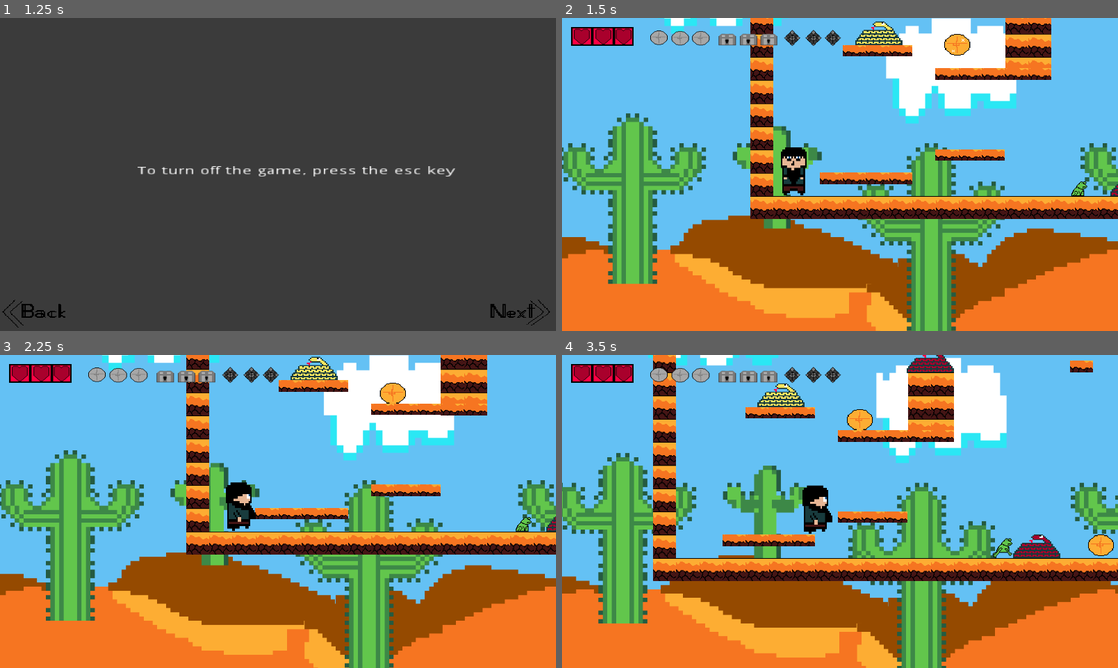
Above: before the commit, frames 1-4 (two rows, left to right).
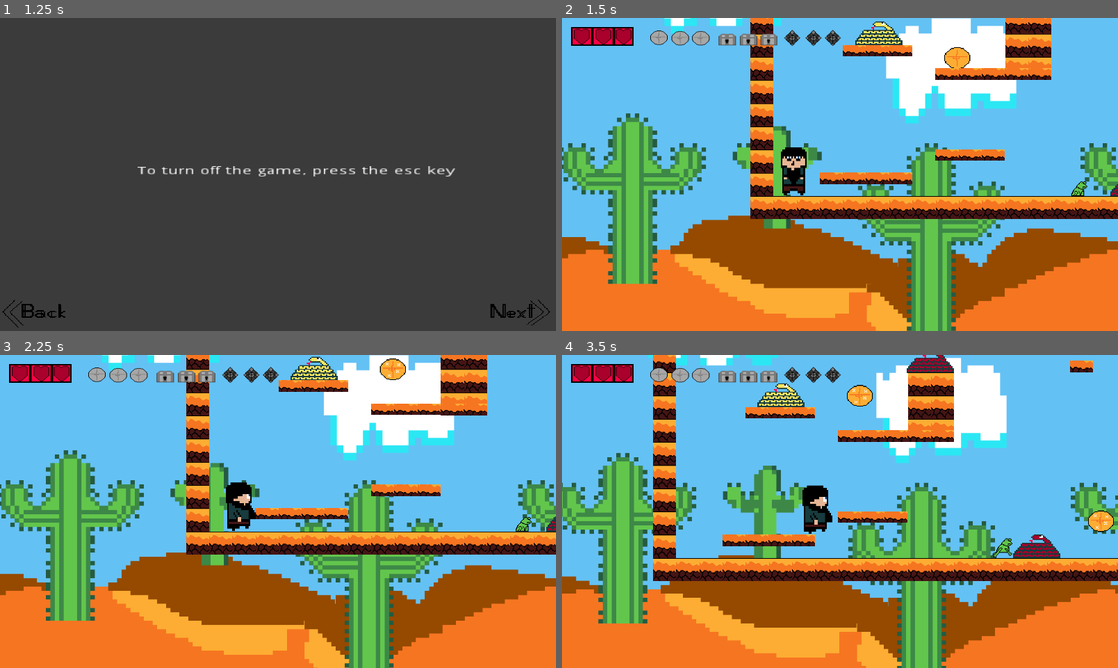
Above: after the commit, the same moments.

Repository: KamilKarmazyn/Inzynierka
Game: Godot game, scene res://Scene/MainMenu.tscn
Same seed, same stepped clock (60 frames per second), same inputs: the game is played once before the commit and once after it.
Inputs (mouse positions are in pixels of both pictures, inside the frame that each line leads up to):
- Up to frame 1 (1.25 s): click (38, 77) at 0.5 s
- Up to frame 2 (1.5 s): click (1084, 312) at 1.25 s
- Up to frame 3 (2.25 s): move the mouse to (400, 495) at 2.02 s; press the mouse at (400, 495) at 2.03 s; hold Right (ui_right) from 2.03 s (still down)
- Up to frame 4 (3.5 s): keep holding Right (ui_right); tap Up (ui_up) at 2.27, 3.02 s; move the mouse to (728, 527) at 2.77 s; release the mouse at (728, 527) at 2.78 s; click (728, 527) at 2.85 s

Frame 1 is identical in both runs. In frame 2, 0.4% of the frame differs, in the area x 68-74%, y 5-16%; in frame 3, 0.5%; in frame 4, 1.0%, in the area x 51-100%, y 9-65%.

Commit message:
Uzupełnienie

Diff:
--- a/Inżynierka/Scene/GameScena.tscn
+++ b/Inżynierka/Scene/GameScena.tscn
@@ -10,65 +10,12 @@
 [ext_resource path="res://Graphics/Torch2.png" type="Texture" id=9]
 [ext_resource path="res://Graphics/Background2512.png" type="Texture" id=10]
 [ext_resource path="res://Graphics/Torch.png" type="Texture" id=11]
-[ext_resource path="res://Graphics/GroundOutside64.png" type="Texture" id=13]
 [ext_resource path="res://Graphics/BackgroundGame.png" type="Texture" id=14]
 [ext_resource path="res://Graphics/Background1512.png" type="Texture" id=15]
 
 [sub_resource type="AnimatedTexture" id=3]
 
 [sub_resource type="AnimatedTexture" id=13]
-
-[sub_resource type="ConvexPolygonShape2D" id=4]
-points = PoolVector2Array( 64, 32, 0, 32, 0, 0, 64, 0 )
-
-[sub_resource type="TileSet" id=5]
-0/name = "GroundOutside64.png 0"
-0/texture = ExtResource( 13 )
-0/tex_offset = Vector2( 0, 0 )
-0/modulate = Color( 1, 1, 1, 1 )
-0/region = Rect2( 0, 0, 64, 32 )
-0/tile_mode = 0
-0/occluder_offset = Vector2( 0, 0 )
-0/navigation_offset = Vector2( 0, 0 )
-0/shape_offset = Vector2( 0, 0 )
-0/shape_transform = Transform2D( 1, 0, 0, 1, 0, 0 )
-0/shape = SubResource( 4 )
-0/shape_one_way = false
-0/shape_one_way_margin = 1.0
-0/shapes = [ {
-"autotile_coord": Vector2( 0, 0 ),
-"one_way": false,
-"one_way_margin": 1.0,
-"shape": SubResource( 4 ),
-"shape_transform": Transform2D( 1, 0, 0, 1, 0, 0 )
-} ]
-0/z_index = 0
-
-[sub_resource type="ConvexPolygonShape2D" id=6]
-points = PoolVector2Array( 64, 64, 0, 64, 0, 0, 64, 0 )
-
-[sub_resource type="TileSet" id=7]
-0/name = "GroundOutside64.png 0"
-0/texture = ExtResource( 13 )
-0/tex_offset = Vector2( 0, 0 )
-0/modulate = Color( 1, 1, 1, 1 )
-0/region = Rect2( 0, 0, 64, 64 )
-0/tile_mode = 0
-0/occluder_offset = Vector2( 0, 0 )
-0/navigation_offset = Vector2( 0, 0 )
-0/shape_offset = Vector2( 0, 0 )
-0/shape_transform = Transform2D( 1, 0, 0, 1, 0, 0 )
-0/shape = SubResource( 6 )
-0/shape_one_way = false
-0/shape_one_way_margin = 1.0
-0/shapes = [ {
-"autotile_coord": Vector2( 0, 0 ),
-"one_way": false,
-"one_way_margin": 1.0,
-"shape": SubResource( 6 ),
-"shape_transform": Transform2D( 1, 0, 0, 1, 0, 0 )
-} ]
-0/z_index = 0
 
 [sub_resource type="ConvexPolygonShape2D" id=10]
 points = PoolVector2Array( 64, 64, 0, 64, 0, 0, 64, 0 )
@@ -191,9 +138,6 @@
 } ]
 0/z_index = 0
 
-[sub_resource type="RectangleShape2D" id=18]
-extents = Vector2( 69.5, 84.5 )
-
 [sub_resource type="SpriteFrames" id=12]
 animations = [ {
 "frames": [ ExtResource( 11 ), ExtResource( 9 ) ],
@@ -201,6 +145,9 @@
 "name": "default",
 "speed": 5.0
 } ]
+
+[sub_resource type="RectangleShape2D" id=18]
+extents = Vector2( 69.5, 84.5 )
 
 [node name="ThePiramidLVL1" type="Node2D"]
 position = Vector2( 1, 0 )
@@ -255,19 +202,6 @@
 
 [node name="GameRoute" type="Node" parent="."]
 
-[node name="GroundOutside05" type="TileMap" parent="GameRoute"]
-position = Vector2( 3, 0 )
-tile_set = SubResource( 5 )
-cell_size = Vector2( 32, 32 )
-show_collision = true
-format = 1
-
-[node name="GrandOutside1" type="TileMap" parent="GameRoute"]
-position = Vector2( 1, 0 )
-tile_set = SubResource( 7 )
-show_collision = true
-format = 1
-
 [node name="GameBoard" type="TileMap" parent="GameRoute"]
 position = Vector2( -1, 0 )
 tile_set = SubResource( 11 )
@@ -288,271 +222,269 @@
 texture = ExtResource( 3 )
 offset = Vector2( 114.092, 133.538 )
 
-[node name="Sprite2" type="Sprite" parent="GameRoute"]
-position = Vector2( 1913, -2170 )
+[node name="ToManyTorch" type="Node" parent="GameRoute"]
+
+[node name="Torch" type="AnimatedSprite" parent="GameRoute/ToManyTorch"]
+position = Vector2( -1224, 893 )
+scale = Vector2( 0.370944, 0.43716 )
+frames = SubResource( 12 )
+frame = 1
+speed_scale = 0.5
+playing = true
+
+[node name="Torch2" type="AnimatedSprite" parent="GameRoute/ToManyTorch"]
+position = Vector2( -13, 885 )
+scale = Vector2( 0.371, 0.437 )
+frames = SubResource( 12 )
+speed_scale = 0.5
+playing = true
+
+[node name="Torch3" type="AnimatedSprite" parent="GameRoute/ToManyTorch"]
+position = Vector2( -1415, 219 )
+scale = Vector2( 0.371, 0.437 )
+frames = SubResource( 12 )
+speed_scale = 0.5
+playing = true
+
+[node name="Torch4" type="AnimatedSprite" parent="GameRoute/ToManyTorch"]
+position = Vector2( -689, -824 )
+scale = Vector2( 0.371, 0.437 )
+frames = SubResource( 12 )
+speed_scale = 0.5
+playing = true
+
+[node name="Torch5" type="AnimatedSprite" parent="GameRoute/ToManyTorch"]
+position = Vector2( 889, -473 )
+scale = Vector2( 0.371, 0.437 )
+frames = SubResource( 12 )
+frame = 1
+speed_scale = 0.5
+playing = true
+
+[node name="Torch6" type="AnimatedSprite" parent="GameRoute/ToManyTorch"]
+position = Vector2( 1171, 509 )
+scale = Vector2( 0.371, 0.437 )
+frames = SubResource( 12 )
+speed_scale = 0.5
+playing = true
+
+[node name="Torch7" type="AnimatedSprite" parent="GameRoute/ToManyTorch"]
+position = Vector2( 1063, -1176 )
+scale = Vector2( 0.371, 0.437 )
+frames = SubResource( 12 )
+speed_scale = 0.5
+playing = true
+
+[node name="Torch8" type="AnimatedSprite" parent="GameRoute/ToManyTorch"]
+position = Vector2( 2278, -1559 )
+scale = Vector2( 0.371, 0.437 )
+frames = SubResource( 12 )
+speed_scale = 0.5
+playing = true
+
+[node name="PlayerInfo" parent="." instance=ExtResource( 1 )]
+position = Vector2( -2391, 599 )
+
+[node name="Enemy" parent="." instance=ExtResource( 6 )]
+
+[node name="frog" parent="Enemy" index="0"]
+position = Vector2( -568, -795 )
+
+[node name="frog2" parent="Enemy" index="1"]
+position = Vector2( -1678, 673 )
+
+[node name="frog3" parent="Enemy" index="2"]
+position = Vector2( -1018, 995 )
+
+[node name="Snake" parent="Enemy" index="3"]
+position = Vector2( -601, 59 )
+
+[node name="AnimatedSprite" parent="Enemy/Snake" index="1"]
+frame = 1
+
+[node name="Snake2" parent="Enemy" index="4"]
+position = Vector2( 1109, -515 )
+
+[node name="AnimatedSprite" parent="Enemy/Snake2" index="1"]
+frame = 1
+
+[node name="Snake3" parent="Enemy" index="5"]
+position = Vector2( 2115, 903 )
+
+[node name="AnimatedSprite" parent="Enemy/Snake3" index="1"]
+frame = 2
+
+[node name="EvilTriangle" parent="Enemy" index="6"]
+position = Vector2( 683, 953 )
+
+[node name="AnimatedSprite" parent="Enemy/EvilTriangle" index="1"]
+frame = 0
+
+[node name="EvilTriangle2" parent="Enemy" index="7"]
+position = Vector2( 1186, -1271 )
+scale = Vector2( 3.77315, 11.176 )
+
+[node name="EvilTriangle3" parent="Enemy" index="8"]
+position = Vector2( 1230, 571 )
+
+[node name="AnimatedSprite" parent="Enemy/EvilTriangle3" index="1"]
+frame = 1
+
+[node name="Spike" parent="Enemy" index="9"]
+visible = true
+position = Vector2( 5370, 2476 )
+
+[node name="Spike2" parent="Enemy" index="10"]
+visible = true
+position = Vector2( 4178, 1809 )
+
+[node name="Spike3" parent="Enemy" index="11"]
+visible = true
+position = Vector2( 4849, 3198 )
+
+[node name="Spike4" parent="Enemy" index="12"]
+position = Vector2( 5456, 2936 )
+
+[node name="JumpMarioJump" type="Node" parent="."]
+
+[node name="JumpPad2" parent="JumpMarioJump" instance=ExtResource( 5 )]
+position = Vector2( 781, 532 )
+
+[node name="JumpPad" parent="JumpMarioJump/JumpPad2" index="0"]
+position = Vector2( -1744, -1606 )
+
+[node name="JumpPadMedium" parent="JumpMarioJump/JumpPad2" index="1"]
+position = Vector2( 948, 317 )
+
+[node name="JumpPadStrong" parent="JumpMarioJump/JumpPad2" index="2"]
+position = Vector2( -2004, -907 )
+
+[node name="JumpPad3" parent="JumpMarioJump" instance=ExtResource( 5 )]
+position = Vector2( 391, 266 )
+
+[node name="JumpPad" parent="JumpMarioJump/JumpPad3" index="0"]
+position = Vector2( -1737, -1467 )
+
+[node name="JumpPadMedium" parent="JumpMarioJump/JumpPad3" index="1"]
+position = Vector2( 1249, -1460 )
+
+[node name="JumpPadStrong" parent="JumpMarioJump/JumpPad3" index="2"]
+position = Vector2( -1146, -1076 )
+
+[node name="JumpPad4" parent="JumpMarioJump" instance=ExtResource( 5 )]
+position = Vector2( 391, 266 )
+
+[node name="JumpPad" parent="JumpMarioJump/JumpPad4" index="0"]
+position = Vector2( 1687, -1627 )
+
+[node name="CollisionShape2D" parent="JumpMarioJump/JumpPad4/JumpPad" index="0"]
+position = Vector2( -5.88208, 60.6793 )
+
+[node name="JumpPadMedium" parent="JumpMarioJump/JumpPad4" index="1"]
+position = Vector2( -709, -1076 )
+
+[node name="JumpPadStrong" parent="JumpMarioJump/JumpPad4" index="2"]
+position = Vector2( 1564, 322 )
+
+[node name="JumpPad5" parent="JumpMarioJump" instance=ExtResource( 5 )]
+position = Vector2( 2728.6, 1890.36 )
+scale = Vector2( 3.84, 4.96 )
+
+[node name="JumpPad" parent="JumpMarioJump/JumpPad5" index="0"]
+position = Vector2( 2744.9, 1039.44 )
+
+[node name="JumpPadMedium" parent="JumpMarioJump/JumpPad5" index="1"]
+position = Vector2( -613.438, -601.686 )
+scale = Vector2( 0.150148, 0.114362 )
+
+[node name="JumpPadStrong" parent="JumpMarioJump/JumpPad5" index="2"]
+position = Vector2( 2774.06, 348.718 )
+
+[node name="JumpPad" parent="JumpMarioJump" instance=ExtResource( 5 )]
+position = Vector2( 391, 266 )
+
+[node name="JumpPad" parent="JumpMarioJump/JumpPad" index="0"]
+position = Vector2( -1184, 643 )
+
+[node name="JumpPadMedium" parent="JumpMarioJump/JumpPad" index="1"]
+position = Vector2( -1466, 385 )
+
+[node name="JumpPadStrong" parent="JumpMarioJump/JumpPad" index="2"]
+position = Vector2( -1862, 3 )
+
+[node name="Tresure" type="Node" parent="."]
+
+[node name="TossACoinToTheWitcher" parent="Tresure" instance=ExtResource( 4 )]
+position = Vector2( 1, 0 )
+
+[node name="CoinBox" parent="Tresure/TossACoinToTheWitcher" index="0"]
+position = Vector2( -1829, -188 )
+
+[node name="AnimatedSprite" parent="Tresure/TossACoinToTheWitcher/CoinBox" index="0"]
+frame = 3
+
+[node name="ChestBox" parent="Tresure/TossACoinToTheWitcher" index="1"]
+position = Vector2( -566, -896 )
+
+[node name="GemBox" parent="Tresure/TossACoinToTheWitcher" index="2"]
+position = Vector2( -1737, -1488 )
+
+[node name="AnimatedSprite" parent="Tresure/TossACoinToTheWitcher/GemBox" index="0"]
+frame = 2
+
+[node name="TossACoinToTheWitcher2" parent="Tresure" instance=ExtResource( 4 )]
+position = Vector2( 1, 0 )
+
+[node name="CoinBox" parent="Tresure/TossACoinToTheWitcher2" index="0"]
+position = Vector2( 220, -1111 )
+
+[node name="AnimatedSprite" parent="Tresure/TossACoinToTheWitcher2/CoinBox" index="0"]
+frame = 2
+
+[node name="ChestBox" parent="Tresure/TossACoinToTheWitcher2" index="1"]
+position = Vector2( 831, -511 )
+
+[node name="GemBox" parent="Tresure/TossACoinToTheWitcher2" index="2"]
+position = Vector2( 2427, 899 )
+
+[node name="AnimatedSprite" parent="Tresure/TossACoinToTheWitcher2/GemBox" index="0"]
+frame = 4
+
+[node name="TossACoinToTheWitcher3" parent="Tresure" instance=ExtResource( 4 )]
+position = Vector2( 1, 0 )
+
+[node name="CoinBox" parent="Tresure/TossACoinToTheWitcher3" index="0"]
+position = Vector2( -190, 953 )
+
+[node name="AnimatedSprite" parent="Tresure/TossACoinToTheWitcher3/CoinBox" index="0"]
+frame = 2
+
+[node name="ChestBox" parent="Tresure/TossACoinToTheWitcher3" index="1"]
+position = Vector2( 1384, 515 )
+
+[node name="GemBox" parent="Tresure/TossACoinToTheWitcher3" index="2"]
+position = Vector2( -1288, 212 )
+
+[node name="AnimatedSprite" parent="Tresure/TossACoinToTheWitcher3/GemBox" index="0"]
+frame = 1
+
+[node name="Exit" type="Sprite" parent="."]
+position = Vector2( 1912, -2170 )
 scale = Vector2( 4.75199, 4.25668 )
 texture = ExtResource( 3 )
 offset = Vector2( 114.092, 133.538 )
 script = ExtResource( 7 )
 
-[node name="Area2D" type="Area2D" parent="GameRoute/Sprite2"]
+[node name="Area2D" type="Area2D" parent="Exit"]
 position = Vector2( -403.2, 512.371 )
 scale = Vector2( 0.210438, 0.234925 )
 
-[node name="CollisionShape2D" type="CollisionShape2D" parent="GameRoute/Sprite2/Area2D"]
+[node name="CollisionShape2D" type="CollisionShape2D" parent="Exit/Area2D"]
 position = Vector2( 2470.5, -1571.5 )
 shape = SubResource( 18 )
 
-[node name="ToManyTorch" type="Node" parent="GameRoute"]
-
-[node name="Torch" type="AnimatedSprite" parent="GameRoute/ToManyTorch"]
-position = Vector2( -1224, 893 )
-scale = Vector2( 0.370944, 0.43716 )
-frames = SubResource( 12 )
-speed_scale = 0.5
-playing = true
-
-[node name="Torch2" type="AnimatedSprite" parent="GameRoute/ToManyTorch"]
-position = Vector2( -13, 885 )
-scale = Vector2( 0.371, 0.437 )
-frames = SubResource( 12 )
-frame = 1
-speed_scale = 0.5
-playing = true
-
-[node name="Torch3" type="AnimatedSprite" parent="GameRoute/ToManyTorch"]
-position = Vector2( -1415, 219 )
-scale = Vector2( 0.371, 0.437 )
-frames = SubResource( 12 )
-frame = 1
-speed_scale = 0.5
-playing = true
-
-[node name="Torch4" type="AnimatedSprite" parent="GameRoute/ToManyTorch"]
-position = Vector2( -689, -824 )
-scale = Vector2( 0.371, 0.437 )
-frames = SubResource( 12 )
-frame = 1
-speed_scale = 0.5
-playing = true
-
-[node name="Torch5" type="AnimatedSprite" parent="GameRoute/ToManyTorch"]
-position = Vector2( 889, -473 )
-scale = Vector2( 0.371, 0.437 )
-frames = SubResource( 12 )
-speed_scale = 0.5
-playing = true
-
-[node name="Torch6" type="AnimatedSprite" parent="GameRoute/ToManyTorch"]
-position = Vector2( 1171, 509 )
-scale = Vector2( 0.371, 0.437 )
-frames = SubResource( 12 )
-frame = 1
-speed_scale = 0.5
-playing = true
-
-[node name="Torch7" type="AnimatedSprite" parent="GameRoute/ToManyTorch"]
-position = Vector2( 1063, -1176 )
-scale = Vector2( 0.371, 0.437 )
-frames = SubResource( 12 )
-frame = 1
-speed_scale = 0.5
-playing = true
-
-[node name="Torch8" type="AnimatedSprite" parent="GameRoute/ToManyTorch"]
-position = Vector2( 2278, -1559 )
-scale = Vector2( 0.371, 0.437 )
-frames = SubResource( 12 )
-frame = 1
-speed_scale = 0.5
-playing = true
-
-[node name="PlayerInfo" parent="." instance=ExtResource( 1 )]
-position = Vector2( -2391, 599 )
-
-[node name="TossACoinToTheWitcher" parent="." instance=ExtResource( 4 )]
-
-[node name="CoinBox" parent="TossACoinToTheWitcher" index="0"]
-position = Vector2( -1829, -188 )
-
-[node name="AnimatedSprite" parent="TossACoinToTheWitcher/CoinBox" index="0"]
-frame = 2
-
-[node name="ChestBox" parent="TossACoinToTheWitcher" index="1"]
-position = Vector2( -566, -896 )
-
-[node name="GemBox" parent="TossACoinToTheWitcher" index="2"]
-position = Vector2( -1737, -1488 )
-
-[node name="AnimatedSprite" parent="TossACoinToTheWitcher/GemBox" index="0"]
-frame = 7
-
-[node name="TossACoinToTheWitcher2" parent="." instance=ExtResource( 4 )]
-
-[node name="CoinBox" parent="TossACoinToTheWitcher2" index="0"]
-position = Vector2( 220, -1111 )
-
-[node name="AnimatedSprite" parent="TossACoinToTheWitcher2/CoinBox" index="0"]
-frame = 1
-
-[node name="ChestBox" parent="TossACoinToTheWitcher2" index="1"]
-position = Vector2( 831, -511 )
-
-[node name="GemBox" parent="TossACoinToTheWitcher2" index="2"]
-position = Vector2( 2427, 899 )
-
-[node name="AnimatedSprite" parent="TossACoinToTheWitcher2/GemBox" index="0"]
-frame = 0
-
-[node name="TossACoinToTheWitcher3" parent="." instance=ExtResource( 4 )]
-
-[node name="CoinBox" parent="TossACoinToTheWitcher3" index="0"]
-position = Vector2( -190, 953 )
-
-[node name="ChestBox" parent="TossACoinToTheWitcher3" index="1"]
-position = Vector2( 1384, 515 )
-
-[node name="GemBox" parent="TossACoinToTheWitcher3" index="2"]
-position = Vector2( -1288, 212 )
-
-[node name="JumpPad" parent="." instance=ExtResource( 5 )]
-
-[node name="JumpPad" parent="JumpPad" index="0"]
-position = Vector2( -1184, 643 )
-
-[node name="JumpPadMedium" parent="JumpPad" index="1"]
-position = Vector2( -1466, 385 )
-
-[node name="JumpPadStrong" parent="JumpPad" index="2"]
-position = Vector2( -1862, 3 )
-
-[node name="JumpPad2" parent="." instance=ExtResource( 5 )]
-position = Vector2( 780, 532 )
-
-[node name="JumpPad" parent="JumpPad2" index="0"]
-position = Vector2( -1744, -1606 )
-
-[node name="JumpPadMedium" parent="JumpPad2" index="1"]
-position = Vector2( 948, 317 )
-
-[node name="JumpPadStrong" parent="JumpPad2" index="2"]
-position = Vector2( -2004, -907 )
-
-[node name="JumpPad3" parent="." instance=ExtResource( 5 )]
-
-[node name="JumpPad" parent="JumpPad3" index="0"]
-position = Vector2( -1737, -1467 )
-
-[node name="JumpPadMedium" parent="JumpPad3" index="1"]
-position = Vector2( 1249, -1460 )
-
-[node name="JumpPadStrong" parent="JumpPad3" index="2"]
-position = Vector2( -1146, -1076 )
-
-[node name="JumpPad4" parent="." instance=ExtResource( 5 )]
-
-[node name="JumpPad" parent="JumpPad4" index="0"]
-position = Vector2( 1687, -1627 )
-
-[node name="CollisionShape2D" parent="JumpPad4/JumpPad" index="0"]
-position = Vector2( -5.88208, 60.6793 )
-
-[node name="JumpPadMedium" parent="JumpPad4" index="1"]
-position = Vector2( -709, -1076 )
-
-[node name="JumpPadStrong" parent="JumpPad4" index="2"]
-position = Vector2( 1564, 322 )
-
-[node name="JumpPad5" parent="." instance=ExtResource( 5 )]
-position = Vector2( 2727.6, 1890.36 )
-scale = Vector2( 3.84, 4.96 )
-
-[node name="JumpPad" parent="JumpPad5" index="0"]
-position = Vector2( 2744.9, 1039.44 )
-
-[node name="JumpPadMedium" parent="JumpPad5" index="1"]
-position = Vector2( -613.438, -601.686 )
-scale = Vector2( 0.150148, 0.114362 )
-
-[node name="JumpPadStrong" parent="JumpPad5" index="2"]
-position = Vector2( 2774.06, 348.718 )
-
-[node name="Enemy" parent="." instance=ExtResource( 6 )]
-
-[node name="frog" parent="Enemy" index="0"]
-position = Vector2( -568, -795 )
-
-[node name="AnimatedSprite" parent="Enemy/frog" index="1"]
-frame = 1
-
-[node name="frog2" parent="Enemy" index="1"]
-position = Vector2( -1678, 673 )
-
-[node name="AnimatedSprite" parent="Enemy/frog2" index="1"]
-frame = 1
-
-[node name="frog3" parent="Enemy" index="2"]
-position = Vector2( -1018, 995 )
-
-[node name="AnimatedSprite" parent="Enemy/frog3" index="1"]
-frame = 1
-
-[node name="Snake" parent="Enemy" index="3"]
-position = Vector2( -601, 59 )
-
-[node name="AnimatedSprite" parent="Enemy/Snake" index="1"]
-frame = 2
-
-[node name="Snake2" parent="Enemy" index="4"]
-position = Vector2( 1109, -515 )
-
-[node name="AnimatedSprite" parent="Enemy/Snake2" index="1"]
-frame = 2
-
-[node name="Snake3" parent="Enemy" index="5"]
-position = Vector2( 2115, 903 )
-
-[node name="AnimatedSprite" parent="Enemy/Snake3" index="1"]
-frame = 3
-
-[node name="EvilTriangle" parent="Enemy" index="6"]
-position = Vector2( 683, 953 )
-
-[node name="EvilTriangle2" parent="Enemy" index="7"]
-position = Vector2( 1186, -1271 )
-scale = Vector2( 3.77315, 11.176 )
-
-[node name="AnimatedSprite" parent="Enemy/EvilTriangle2" index="1"]
-frame = 0
-
-[node name="EvilTriangle3" parent="Enemy" index="8"]
-position = Vector2( 1230, 571 )
-
-[node name="Spike" parent="Enemy" index="9"]
-visible = true
-position = Vector2( 5370, 2476 )
-
-[node name="Spike2" parent="Enemy" index="10"]
-visible = true
-position = Vector2( 4178, 1809 )
-
-[node name="Spike3" parent="Enemy" index="11"]
-visible = true
-position = Vector2( 4849, 3198 )
-
-[node name="Spike4" parent="Enemy" index="12"]
-position = Vector2( 5456, 2936 )
-
-[connection signal="body_entered" from="GameRoute/Sprite2/Area2D" to="GameRoute/Sprite2" method="_on_Area2D_body_entered"]
-
-[editable path="TossACoinToTheWitcher"]
-[editable path="TossACoinToTheWitcher2"]
-[editable path="TossACoinToTheWitcher3"]
-[editable path="JumpPad"]
-[editable path="JumpPad2"]
-[editable path="JumpPad3"]
-[editable path="JumpPad4"]
-[editable path="JumpPad5"]
+[connection signal="body_entered" from="Exit/Area2D" to="Exit" method="_on_Area2D_body_entered"]
+
 [editable path="Enemy"]
 [editable path="Enemy/frog/HurtBox"]
 [editable path="Enemy/frog2/HurtBox"]
@@ -560,3 +492,11 @@
 [editable path="Enemy/Snake/HurtBox"]
 [editable path="Enemy/Snake2/HurtBox"]
 [editable path="Enemy/Snake3/HurtBox"]
+[editable path="JumpMarioJump/JumpPad2"]
+[editable path="JumpMarioJump/JumpPad3"]
+[editable path="JumpMarioJump/JumpPad4"]
+[editable path="JumpMarioJump/JumpPad5"]
+[editable path="JumpMarioJump/JumpPad"]
+[editable path="Tresure/TossACoinToTheWitcher"]
+[editable path="Tresure/TossACoinToTheWitcher2"]
+[editable path="Tresure/TossACoinToTheWitcher3"]
--- a/Inżynierka/Scene/Outside.tscn
+++ b/Inżynierka/Scene/Outside.tscn
@@ -367,6 +367,9 @@
 [node name="CoinBox" parent="SpriteBank/TossACoinToTheWitcher" index="0"]
 position = Vector2( 2449.64, 744.314 )
 
+[node name="AnimatedSprite" parent="SpriteBank/TossACoinToTheWitcher/CoinBox" index="0"]
+frame = 4
+
 [node name="ChestBox" parent="SpriteBank/TossACoinToTheWitcher" index="1"]
 position = Vector2( 3797.64, 110.314 )
 
@@ -375,7 +378,7 @@
 scale = Vector2( 0.512361, 0.294713 )
 
 [node name="AnimatedSprite" parent="SpriteBank/TossACoinToTheWitcher/GemBox" index="0"]
-frame = 0
+frame = 5
 
 [node name="TossACoinToTheWitcher3" parent="SpriteBank" instance=ExtResource( 7 )]
 
@@ -383,7 +386,7 @@
 position = Vector2( 1232.64, 1421.31 )
 
 [node name="AnimatedSprite" parent="SpriteBank/TossACoinToTheWitcher3/CoinBox" index="0"]
-frame = 1
+frame = 4
 
 [node name="ChestBox" parent="SpriteBank/TossACoinToTheWitcher3" index="1"]
 position = Vector2( 1178.64, -402.686 )
@@ -393,12 +396,15 @@
 scale = Vector2( 0.512, 0.295 )
 
 [node name="AnimatedSprite" parent="SpriteBank/TossACoinToTheWitcher3/GemBox" index="0"]
-frame = 0
+frame = 5
 
 [node name="TossACoinToTheWitcher4" parent="SpriteBank" instance=ExtResource( 7 )]
 
 [node name="CoinBox" parent="SpriteBank/TossACoinToTheWitcher4" index="0"]
 position = Vector2( 566.636, 1075.31 )
+
+[node name="AnimatedSprite" parent="SpriteBank/TossACoinToTheWitcher4/CoinBox" index="0"]
+frame = 4
 
 [node name="ChestBox" parent="SpriteBank/TossACoinToTheWitcher4" index="1"]
 position = Vector2( 162.636, 687.314 )
@@ -408,7 +414,7 @@
 scale = Vector2( 0.512, 0.295 )
 
 [node name="AnimatedSprite" parent="SpriteBank/TossACoinToTheWitcher4/GemBox" index="0"]
-frame = 0
+frame = 5
 
 [node name="PlayerInfo" parent="." instance=ExtResource( 1 )]
 position = Vector2( -445.364, 1055.31 )
@@ -525,39 +531,30 @@
 [node name="frog" parent="Enemy" index="0"]
 position = Vector2( 357.996, -70.0003 )
 
-[node name="AnimatedSprite" parent="Enemy/frog" index="1"]
-frame = 1
-
 [node name="frog2" parent="Enemy" index="1"]
 position = Vector2( -459.004, 603 )
 
-[node name="AnimatedSprite" parent="Enemy/frog2" index="1"]
-frame = 1
-
 [node name="frog3" parent="Enemy" index="2"]
 position = Vector2( -422.004, -433 )
 
-[node name="AnimatedSprite" parent="Enemy/frog3" index="1"]
-frame = 1
-
 [node name="Snake" parent="Enemy" index="3"]
 position = Vector2( 1009, -110 )
 
 [node name="AnimatedSprite" parent="Enemy/Snake" index="1"]
-frame = 2
+frame = 1
 
 [node name="Snake2" parent="Enemy" index="4"]
 position = Vector2( 2401, -1457 )
 
 [node name="AnimatedSprite" parent="Enemy/Snake2" index="1"]
-frame = 2
+frame = 1
 
 [node name="Snake3" parent="Enemy" index="5"]
 position = Vector2( 1670, -754 )
 scale = Vector2( 1.58886, 4.18552 )
 
 [node name="AnimatedSprite" parent="Enemy/Snake3" index="1"]
-frame = 3
+frame = 2
 
 [node name="RayCast2D" parent="Enemy/Snake3" index="2"]
 position = Vector2( -50.9799, -8.36216 )
@@ -566,13 +563,22 @@
 visible = false
 position = Vector2( 8091, 2630 )
 
+[node name="AnimatedSprite" parent="Enemy/EvilTriangle" index="1"]
+frame = 0
+
 [node name="EvilTriangle2" parent="Enemy" index="7"]
 visible = false
 position = Vector2( 9009, 3163 )
 
+[node name="AnimatedSprite" parent="Enemy/EvilTriangle2" index="1"]
+frame = 0
+
 [node name="EvilTriangle3" parent="Enemy" index="8"]
 visible = false
 position = Vector2( 7086, 2544 )
+
+[node name="AnimatedSprite" parent="Enemy/EvilTriangle3" index="1"]
+frame = 1
 
 [node name="Spike" parent="Enemy" index="9"]
 visible = true
--- a/Inżynierka/Scene/PlayerInfo.tscn
+++ b/Inżynierka/Scene/PlayerInfo.tscn
@@ -33,9 +33,9 @@
 "name": "jump",
 "speed": 5.0
 }, {
-"frames": [ ExtResource( 7 ), ExtResource( 9 ), ExtResource( 11 ), ExtResource( 6 ) ],
+"frames": [ ExtResource( 3 ), ExtResource( 4 ), ExtResource( 8 ) ],
 "loop": true,
-"name": "Dead",
+"name": "walk",
 "speed": 5.0
 }, {
 "frames": [ ExtResource( 3 ), ExtResource( 10 ) ],
@@ -43,9 +43,9 @@
 "name": "Auc",
 "speed": 5.0
 }, {
-"frames": [ ExtResource( 3 ), ExtResource( 4 ), ExtResource( 8 ) ],
+"frames": [ ExtResource( 7 ), ExtResource( 9 ), ExtResource( 11 ), ExtResource( 6 ) ],
 "loop": true,
-"name": "walk",
+"name": "Dead",
 "speed": 5.0
 } ]
 
@@ -77,6 +77,7 @@
 z_as_relative = false
 frames = SubResource( 1 )
 animation = "Dead"
+frame = 3
 speed_scale = 2.5
 
 [node name="PlayerStamp" type="CollisionShape2D" parent="Player" groups=["Player"]]
Not shown: 1 places in Inżynierka/Scene/GameScena.tscn that only renumber resources
